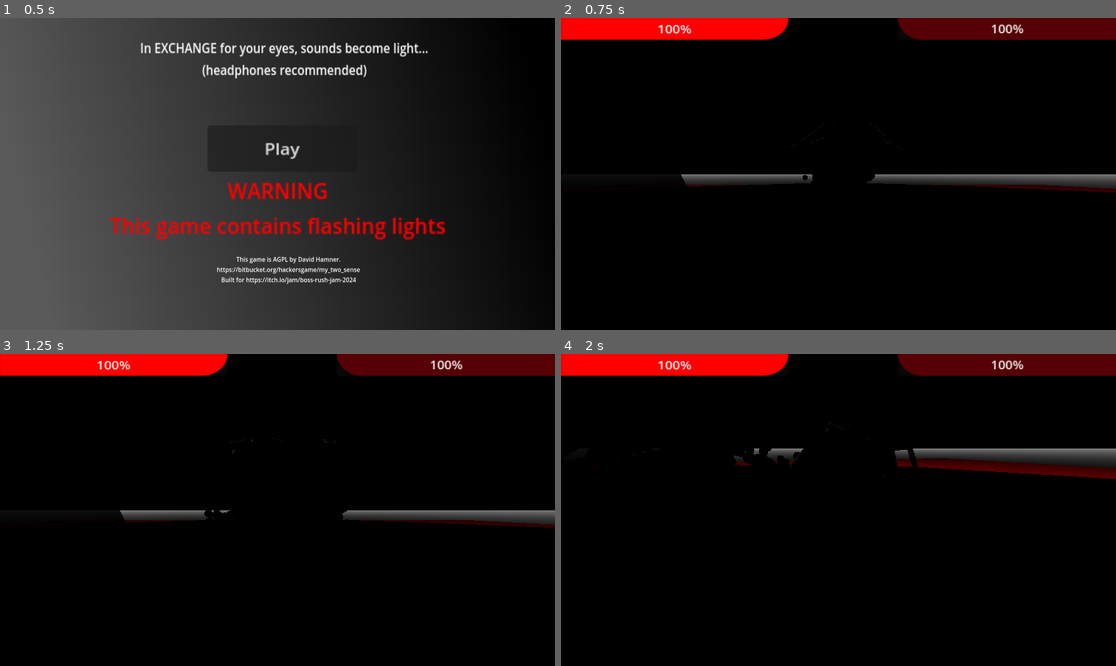
Above: before the commit, frames 1-4 (two rows, left to right).
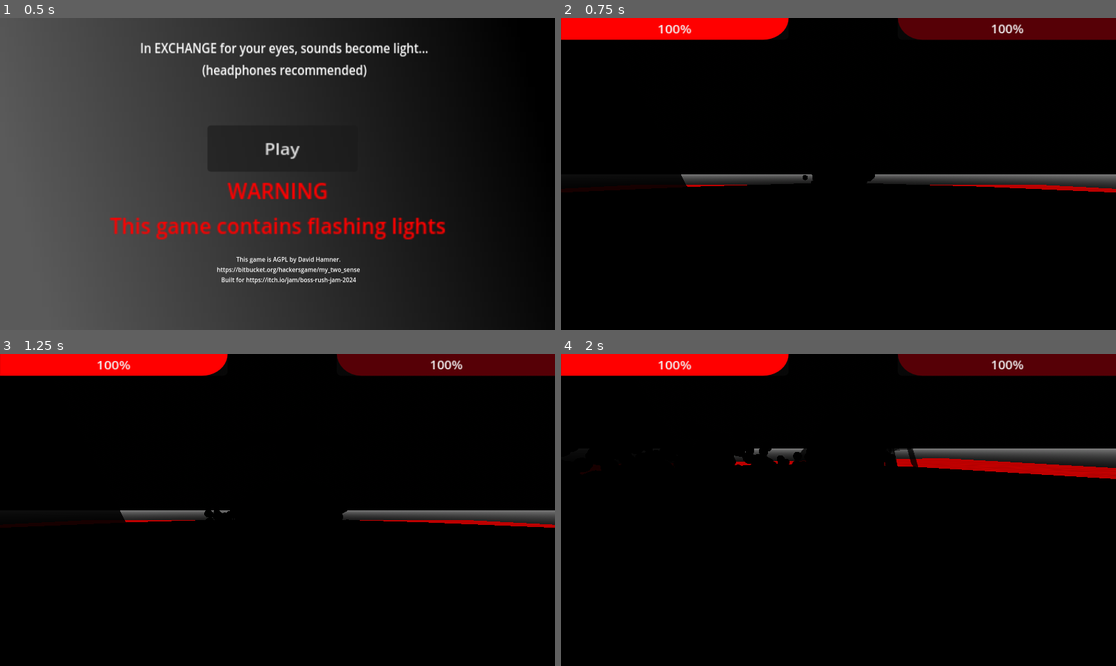
Above: after the commit, the same moments.

Repository: ruapotato/eyelander
Game: Godot game, scene res://main_menu.tscn
Two runs of this game, one before a commit and one after it. Both use one fixed random seed, a clock stepped at 60 frames per second and the inputs below. Sound files missing from this copy of the repository are replaced by a short silence.
Inputs (mouse positions are in pixels of both pictures, inside the frame that each line leads up to):
- Up to frame 1 (0.5 s): no input
- Up to frame 2 (0.75 s): click "Play" at 0.5 s
- Up to frame 3 (1.25 s): no input
- Up to frame 4 (2 s): tap Enter at 1.25 s; move the mouse to (866, 510) at 1.27 s; hold W (forward) from 1.28 s (still down); right-click (866, 510) at 1.35 s; tap Space (jump) at 1.52 s

Frame 1 is identical in both runs. In frame 2, 0.4% of the frame differs, in the area x 22-100%, y 33-56%; in frame 3, 0.4%; in frame 4, 1.4%, in the area x 31-100%, y 21-41%.

Commit message:
Better theme

Diff:
--- a/Light_sounds.gd
+++ b/Light_sounds.gd
@@ -14,7 +14,7 @@
 		var this_stream = get_stream_playback()
 		var volume_peak = AudioServer.get_bus_peak_volume_left_db(0,0)
 		if volume_peak > -150:
-			light.light_energy = abs(volume_peak) / 10
+			light.light_energy = abs(volume_peak) / 40
 			#print(volume_peak)
 	else:
 		light.light_energy = 0
--- a/boss_1_import.tscn
+++ b/boss_1_import.tscn
@@ -1,6 +1,7 @@
-[gd_scene load_steps=18 format=3 uid="uid://b063afgfgcf3c"]
+[gd_scene load_steps=19 format=3 uid="uid://b063afgfgcf3c"]
 
 [ext_resource type="PackedScene" uid="uid://dxaglluylr1sg" path="res://import/boss_1.glb" id="1_ignb7"]
+[ext_resource type="Material" uid="uid://dnc00ghr63hgl" path="res://native/skin.tres" id="2_5mrau"]
 
 [sub_resource type="AnimationNodeAnimation" id="AnimationNodeAnimation_cuxhs"]
 animation = &"attach_1"
@@ -78,41 +79,47 @@
 [node name="boss_2" instance=ExtResource("1_ignb7")]
 
 [node name="Skeleton3D" parent="Armature" index="0"]
-bones/0/position = Vector3(1.11893, 13.8937, -9.13724)
+bones/0/position = Vector3(1.11893, 14.0047, -9.13724)
 bones/0/rotation = Quaternion(0.736164, -0.0295269, 0.0319947, 0.675401)
-bones/1/rotation = Quaternion(-0.253106, -0.16946, -0.739192, 0.600679)
+bones/1/rotation = Quaternion(-0.248978, -0.171969, -0.741409, 0.598957)
 bones/2/rotation = Quaternion(0.438268, 0.0668664, -0.295323, 0.846306)
-bones/3/rotation = Quaternion(-0.242798, 0.18642, 0.682488, 0.663707)
+bones/3/rotation = Quaternion(-0.238479, 0.188577, 0.684878, 0.6622)
 bones/4/rotation = Quaternion(0.438265, -0.0668649, 0.295321, 0.846309)
 bones/7/rotation = Quaternion(0.194838, -0.130096, 0.0755277, 0.969231)
 bones/8/rotation = Quaternion(0.198067, 0.123456, -0.0985119, 0.96738)
 bones/9/rotation = Quaternion(0.193732, 0.00977137, 0.0366219, 0.980322)
-bones/12/rotation = Quaternion(0.122431, -0.564219, -0.440318, 0.687595)
+bones/12/rotation = Quaternion(0.128129, -0.573438, -0.43728, 0.680836)
 bones/12/scale = Vector3(1.15439, 1.15439, 1.15439)
 bones/13/rotation = Quaternion(0.028987, 0.199629, -0.253802, 0.945988)
 bones/13/scale = Vector3(1.00013, 1.34351, 1.00679)
-bones/14/rotation = Quaternion(0.12242, 0.564198, 0.440324, 0.68761)
+bones/14/rotation = Quaternion(0.128131, 0.573437, 0.43728, 0.680837)
 bones/14/scale = Vector3(1.15439, 1.15439, 1.15439)
 bones/15/rotation = Quaternion(0.0289858, -0.199626, 0.253803, 0.945988)
 bones/15/scale = Vector3(1.00013, 1.34351, 1.00679)
-bones/16/rotation = Quaternion(-0.0444692, -0.533238, -0.620448, 0.573345)
+bones/16/rotation = Quaternion(-0.0397562, -0.538312, -0.619898, 0.569532)
 bones/16/scale = Vector3(1.28774, 1.28774, 1.28774)
 bones/17/rotation = Quaternion(0.077453, -0.0657471, -0.209374, 0.972543)
-bones/18/rotation = Quaternion(-0.0249607, 0.534431, 0.59899, 0.595795)
+bones/18/rotation = Quaternion(-0.0200534, 0.53934, 0.59858, 0.591956)
 bones/18/scale = Vector3(1.28774, 1.28774, 1.28774)
 bones/19/rotation = Quaternion(0.0774488, 0.065749, 0.209372, 0.972544)
-bones/20/rotation = Quaternion(-0.0745681, -0.253454, -0.570882, 0.777364)
+bones/20/rotation = Quaternion(-0.0713735, -0.256941, -0.576262, 0.772534)
 bones/21/rotation = Quaternion(0.287304, -0.0634732, -0.4826, 0.824939)
-bones/22/rotation = Quaternion(-0.0837834, 0.254399, 0.603695, 0.750875)
+bones/22/rotation = Quaternion(-0.0807301, 0.25798, 0.60881, 0.745842)
 bones/23/rotation = Quaternion(0.243098, 0.00481293, 0.535462, 0.808802)
 
+[node name="Cube" parent="Armature/Skeleton3D" index="0"]
+surface_material_override/0 = ExtResource("2_5mrau")
+surface_material_override/1 = ExtResource("2_5mrau")
+surface_material_override/2 = ExtResource("2_5mrau")
+surface_material_override/3 = ExtResource("2_5mrau")
+
 [node name="butt_bone" type="BoneAttachment3D" parent="Armature/Skeleton3D" index="1"]
-transform = Transform3D(0.996212, -0.0866917, 0.00722166, -0.000254777, -0.0859221, -0.996305, 0.0869919, 0.992523, -0.0856187, 1.11893, 13.8937, -9.13724)
+transform = Transform3D(0.996212, -0.0866917, 0.00722166, -0.000254777, -0.0859221, -0.996305, 0.0869919, 0.992523, -0.0856187, 1.11893, 14.0047, -9.13724)
 bone_name = "body"
 bone_idx = 0
 
 [node name="head_bone" type="BoneAttachment3D" parent="Armature/Skeleton3D" index="2"]
-transform = Transform3D(0.99971, -0.0241335, 0.00195787, 0.00122075, -0.0305178, -0.999536, 0.0241824, 0.999243, -0.0304799, 0.424792, 13.8686, 1.52237)
+transform = Transform3D(0.99971, -0.0241335, 0.00195787, 0.00122075, -0.0305178, -0.999536, 0.0241824, 0.999243, -0.0304799, 0.424792, 13.9797, 1.52237)
 bone_name = "head"
 bone_idx = 6
 
--- a/native/level_1.tres
+++ b/native/level_1.tres
@@ -1,22 +1,4 @@
-[gd_resource type="StandardMaterial3D" load_steps=4 format=3 uid="uid://cyy35s0r7dk4k"]
-
-[sub_resource type="Gradient" id="Gradient_udqjh"]
-offsets = PackedFloat32Array(0.041958, 0.118881, 0.181818, 0.251748, 0.321678, 0.384615, 0.433566, 0.48951, 0.538462, 0.58042, 0.643357, 0.657343, 0.713287, 0.783217, 0.839161, 0.909091, 0.93007, 0.986014)
-colors = PackedColorArray(1, 1, 1, 1, 1, 1, 1, 1, 0, 0, 0, 1, 1, 1, 1, 1, 0, 0, 0, 1, 1, 1, 1, 1, 1, 1, 1, 1, 0, 0, 0, 1, 0, 0, 0, 1, 1, 1, 1, 1, 0, 0, 0, 1, 0, 0, 0, 1, 1, 1, 1, 1, 0, 0, 0, 1, 1, 1, 1, 1, 0, 0, 0, 1, 0, 0, 0, 1, 1, 1, 1, 1)
-
-[sub_resource type="FastNoiseLite" id="FastNoiseLite_w73wu"]
-noise_type = 2
-seed = 50
-frequency = 0.004
-fractal_type = 3
-fractal_octaves = 1
-
-[sub_resource type="NoiseTexture2D" id="NoiseTexture2D_52v7u"]
-width = 1120
-height = 1120
-color_ramp = SubResource("Gradient_udqjh")
-noise = SubResource("FastNoiseLite_w73wu")
+[gd_resource type="StandardMaterial3D" format=3 uid="uid://cyy35s0r7dk4k"]
 
 [resource]
-albedo_texture = SubResource("NoiseTexture2D_52v7u")
 roughness = 0.0
--- /dev/null
+++ b/native/skin.tres
@@ -0,0 +1,5 @@
+[gd_resource type="StandardMaterial3D" format=3 uid="uid://dnc00ghr63hgl"]
+
+[resource]
+transparency = 4
+albedo_color = Color(1, 1, 1, 0.556863)
--- a/world.tscn
+++ b/world.tscn
@@ -18,8 +18,13 @@
 [sub_resource type="Environment" id="Environment_p3iqh"]
 background_mode = 2
 sky = SubResource("Sky_c61lt")
-fog_enabled = true
 fog_light_color = Color(0, 0, 0, 1)
+fog_density = 0.3358
+volumetric_fog_enabled = true
+volumetric_fog_density = 0.0439
+volumetric_fog_albedo = Color(0, 0, 0, 1)
+volumetric_fog_emission_energy = 0.0
+volumetric_fog_length = 107.12
 
 [node name="World" type="Node3D"]
 script = ExtResource("1_1w3vy")
